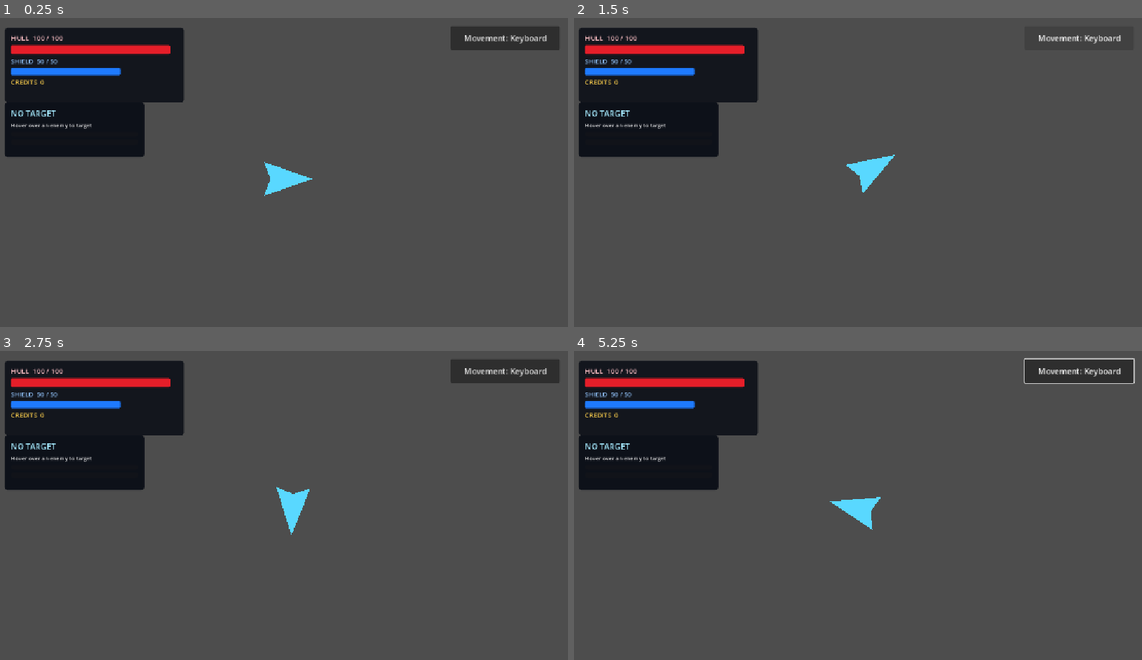
Above: before the commit, frames 1-4 (two rows, left to right).
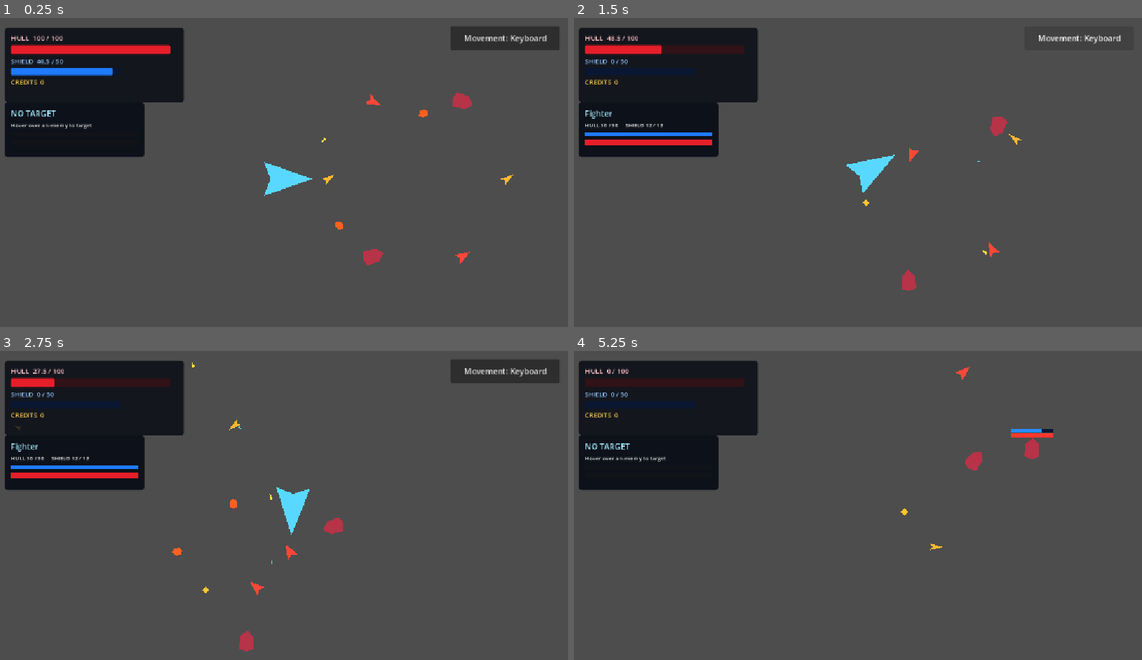
Above: after the commit, the same moments.

Repository: Bbran4/SpaceDelivery
Game: Godot game, scene res://scenes/tests/encounter_test.tscn
The game is run twice, just before and just after one commit, with the same random seed, the same clock (stepped at 60 frames per second) and the same inputs. This scene is started directly instead of the project's main scene.
Inputs (mouse positions are in pixels of both pictures, inside the frame that each line leads up to):
- Up to frame 1 (0.25 s): no input
- Up to frame 2 (1.5 s): click "Movement: Keyboard" at 0.5 s; click "Movement: Mouse" at 1.25 s
- Up to frame 3 (2.75 s): move the mouse to (408, 496) at 2.02 s; hold D (right) from 2.03 s (still down); hold Tab from 2.03 s (still down); click (408, 496) at 2.17 s
- Up to frame 4 (5.25 s): release D (right) at 2.75 s; release Tab at 2.75 s; drag from (738, 527) to (829, 576) at 2.77 s; move the mouse to (914, 440) at 3.52 s; hold D (right) 3.53-4.25 s; hold Tab 3.53-4.25 s; drag from (829, 576) to (681, 462) at 4.27 s; move the mouse to (1028, 561) at 5.02 s; hold A (left) from 5.03 s (still down); hold Tab from 5.03 s (still down)

The runs differ from the first frame. In frame 1, 0.5% of the frame differs, in the area x 6-91%, y 13-81%; in frame 2, 2.4%; in frame 3, 2.7%; in frame 4, 4.0%, in the area x 1-99%, y 2-65%.

Commit message:
Fix inherited enemy scene paths

Diff:
--- a/scenes/enemies/heavy.tscn
+++ b/scenes/enemies/heavy.tscn
@@ -1,6 +1,6 @@
 [gd_scene load_steps=3 format=3]
 
-[ext_resource type="PackedScene" path="res://scenes/enemy_ship.tscn" id="1_base"]
+[ext_resource type="PackedScene" path="res://scenes/enemies/enemy_ship.tscn" id="1_base"]
 [ext_resource type="Resource" path="res://resources/enemies/heavy.tres" id="2_loadout"]
 
 [node name="Heavy" instance=ExtResource("1_base")]
--- a/scenes/enemies/scout.tscn
+++ b/scenes/enemies/scout.tscn
@@ -1,6 +1,6 @@
 [gd_scene load_steps=3 format=3]
 
-[ext_resource type="PackedScene" path="res://scenes/enemy_ship.tscn" id="1_base"]
+[ext_resource type="PackedScene" path="res://scenes/enemies/enemy_ship.tscn" id="1_base"]
 [ext_resource type="Resource" path="res://resources/enemies/scout.tres" id="2_loadout"]
 
 [node name="Scout" instance=ExtResource("1_base")]
